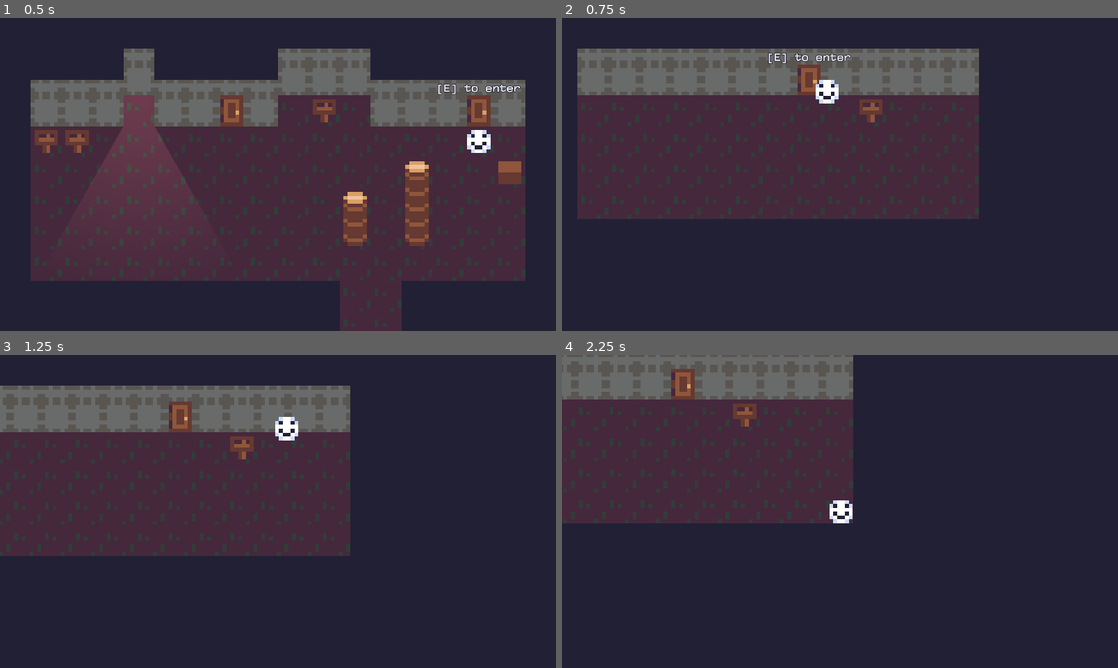
Above: before the commit, frames 1-4 (two rows, left to right).
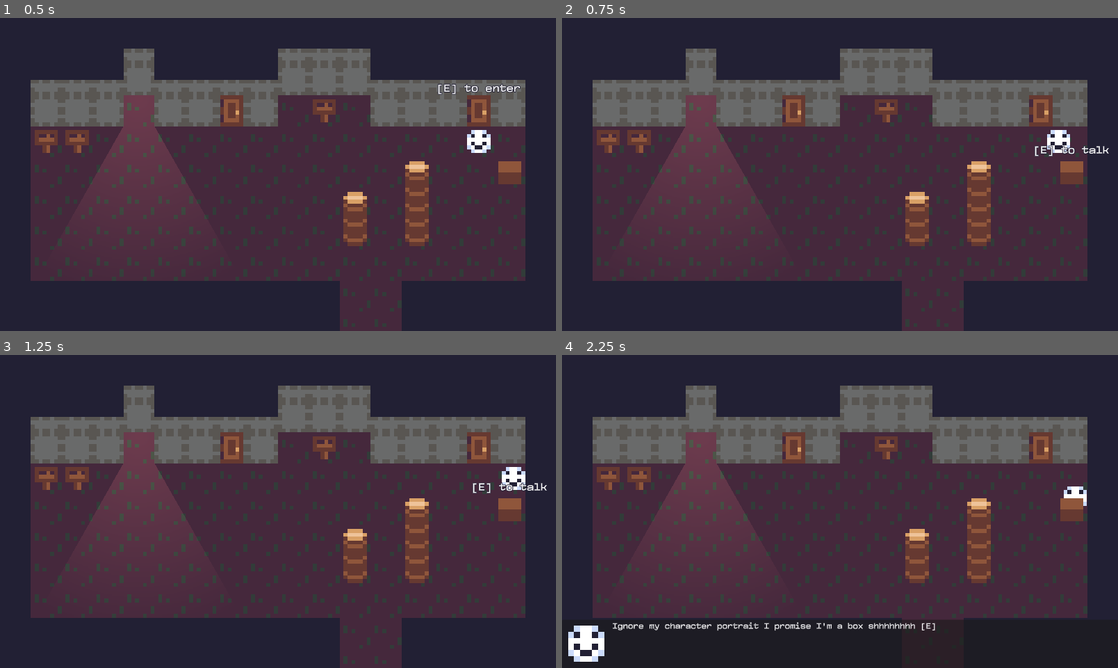
Above: after the commit, the same moments.

Repository: evanrpw/LucidDreamingGame
Game: Godot game, scene res://world.tscn
Same seed, same stepped clock (60 frames per second), same inputs: the game is played once before the commit and once after it.
Inputs:
- Up to frame 1 (0.5 s): no input
- Up to frame 2 (0.75 s): tap Enter at 0.5 s; hold D (move_right) from 0.53 s (still down); hold E (interact) from 0.53 s (still down)
- Up to frame 3 (1.25 s): keep holding D (move_right); keep holding E (interact)
- Up to frame 4 (2.25 s): release D (move_right) at 1.28 s; release E (interact) at 1.28 s; hold S (move_down) 1.28-2.03 s; tap E (interact) at 1.35 s; hold D (move_right) from 2.03 s (still down); hold E (interact) from 2.03 s (still down)

Frame 1 is identical in both runs. In frame 2, 43% of the frame differs, in the area x 2-99%, y 9-100%; in frame 3, 48%; in frame 4, 65%, in the area x 0-95%, y 0-98%.

Commit message:
basic npc dialog interaction

Diff:
--- /dev/null
+++ b/dialog.tscn
@@ -0,0 +1,31 @@
+[gd_scene load_steps=3 format=3 uid="uid://dot43xvjg0gi8"]
+
+[ext_resource type="Texture2D" uid="uid://bcteknnitgbnv" path="res://assets/player.png" id="1_fxdgs"]
+[ext_resource type="LabelSettings" uid="uid://c42r4b8ucs6tm" path="res://dialogtext.tres" id="2_ybmvr"]
+
+[node name="Dialog" type="PanelContainer"]
+anchors_preset = 12
+anchor_top = 1.0
+anchor_right = 1.0
+anchor_bottom = 1.0
+offset_top = -100.0
+grow_horizontal = 2
+grow_vertical = 0
+
+[node name="VBoxContainer" type="HBoxContainer" parent="."]
+layout_mode = 2
+
+[node name="TextureRect" type="TextureRect" parent="VBoxContainer"]
+layout_mode = 2
+texture = ExtResource("1_fxdgs")
+expand_mode = 2
+
+[node name="Label" type="Label" parent="VBoxContainer"]
+custom_minimum_size = Vector2(100, 0)
+layout_mode = 2
+size_flags_horizontal = 3
+size_flags_vertical = 3
+text = "AAAAAAAAAAAAAAAAAAAAAAAAAAAAAAAAAAAAAAAAAAAAAAAAAAAAAAAAAAAAAAAAAAAAAAAAAAAAAAAAAAAAAAAAAAAAAAAAAAAAAAAAAAAAAAAAAAAAAAAAAAAAAAAAAAAAAAAAAAAAAAAAAAAAAAAAAAAAAAAAAAAAAAAAAAAAAAAAAAAAAAAAAAAAAAAAAAAAAAAAAAAAAAAAAAAAAAAAAAAAAAAAAAAAAAAAAAAAAAAAAAAAAAAAAAAAAAAAAAAAAAAAAAAAAAAAAAAAAAAAAAAAAAAAAAAAAAAAAAAAAAAAAAAAAAAAAAAAAAAAAAAAAAAAAAAAAAAAAAAAAAAAAAAAAAAAAAAAAAAAAAAAAAAAAAAAAAAAAAAAAAAAAAAAAAAAAAAAAAAAAAAAAAAAAAAAAAAAAAAAAAAAAAAAAAAAAAAAAAAAAAAAAAAAAAAAAAAAAAAAAAAAAAAAAAAAAAAAAAAAAAAAAAAAAAAAAAAAAAAAAAAAAAAAAAAAAAAAAAAAAAAAAAAAAAAAAAAAAAAAAAAAAAAAAA"
+label_settings = ExtResource("2_ybmvr")
+autowrap_mode = 1
+text_overrun_behavior = 1
--- /dev/null
+++ b/dialogtext.tres
@@ -0,0 +1,10 @@
+[gd_resource type="LabelSettings" load_steps=2 format=3 uid="uid://c42r4b8ucs6tm"]
+
+[ext_resource type="FontFile" uid="uid://xtlt4ufkaouf" path="res://assets/compagnon/Compagnon-Medium.otf" id="1_ij8lr"]
+
+[resource]
+line_spacing = 1.0
+font = ExtResource("1_ij8lr")
+font_size = 18
+outline_size = 1
+outline_color = Color(0.133333, 0.12549, 0.203922, 1)
--- a/interactable.gd
+++ b/interactable.gd
@@ -14,7 +14,7 @@
 		for e in area.interactables:
 			e.interactable.label.hide()
 			if e.has_method("end_interaction"):
-				e.end_interaction()
+				e.end_interaction(area.get_parent())
 		area.interactables.append(get_parent())
 		label.show()
 		print("INTERACTABLES: ", area.interactables)
@@ -28,11 +28,11 @@
 		for e in area.interactables:
 			e.interactable.label.hide()
 			if e.has_method("end_interaction"):
-				e.end_interaction()
+				e.end_interaction(area.get_parent())
 		area.interactables.erase(get_parent())
 		label.hide()
 		if get_parent().has_method("end_interaction"):
-			get_parent().end_interaction()
+			get_parent().end_interaction(area.get_parent())
 		if (!area.interactables.is_empty()):
 			area.interactables.back().interactable.label.show()
 		print("INTERACTABLES: ", area.interactables)
--- a/level_1.tscn
+++ b/level_1.tscn
@@ -1,9 +1,10 @@
-[gd_scene load_steps=5 format=4 uid="uid://dpoqpjlw5mke2"]
+[gd_scene load_steps=6 format=4 uid="uid://dpoqpjlw5mke2"]
 
 [ext_resource type="PackedScene" uid="uid://bt4jtdmq0g0ib" path="res://sign.tscn" id="3_2q4go"]
 [ext_resource type="PackedScene" uid="uid://cxqlvhu11vuwh" path="res://door.tscn" id="3_fwcif"]
 [ext_resource type="TileSet" uid="uid://dnsbxrcfbqv08" path="res://tileset.tres" id="3_sg1qe"]
 [ext_resource type="Texture2D" uid="uid://sx1ik0hncdtr" path="res://assets/light.png" id="4_2uf06"]
+[ext_resource type="PackedScene" uid="uid://c6j3wg2xgiwd5" path="res://npc.tscn" id="5_5ww28"]
 
 [node name="Level 1" type="Node2D"]
 y_sort_enabled = true
@@ -29,19 +30,15 @@
 
 [node name="Sign" parent="Objects" instance=ExtResource("3_2q4go")]
 position = Vector2(-112, 0)
-sign_text = Array[String](["This sign is on the left"])
 
 [node name="Sign2" parent="Objects" instance=ExtResource("3_2q4go")]
 position = Vector2(-104, 0)
-sign_text = Array[String](["This sign is on the right"])
 
 [node name="Sign3" parent="Objects" instance=ExtResource("3_2q4go")]
 position = Vector2(-40, -8)
-sign_text = Array[String](["Hello!", "This is a sign :)"])
 
 [node name="Sign4" parent="Objects" instance=ExtResource("3_2q4go")]
 position = Vector2(-8, 80)
-sign_text = Array[String](["If you or a loved one was diagnosed with Mesothelioma", "you may be entitled to financial compensation.", "Mesothelioma is a rare cancer linked to asbestos exposure.", "Exposure to asbestos in the Navy, shipyards,", "mills, heating, construction or the automotive industries may put you at risk.", "Please don't wait, call 1-800-99 LAW USA", "today for a free legal consultation and financial information packet.", "Mesothelioma patients call now! 1-800-99 LAW USA"])
 
 [node name="SignText" parent="Objects/Sign4" index="0"]
 offset_left = -24.0
@@ -69,4 +66,8 @@
 texture = ExtResource("4_2uf06")
 texture_scale = 0.3
 
+[node name="NPC" parent="Objects" instance=ExtResource("5_5ww28")]
+position = Vector2(8, 8)
+dialog_text = Array[String](["Hello, I'm a box.", "Ignore my character portrait I promise I'm a box shhhhhhhh", "Goodbye"])
+
 [editable path="Objects/Sign4"]
--- a/level_2.tscn
+++ b/level_2.tscn
@@ -20,7 +20,6 @@
 
 [node name="Sign" parent="Objects" instance=ExtResource("3_qtbuj")]
 position = Vector2(8, 32)
-sign_text = Array[String](["ROOM 2"])
 
 [node name="Door" parent="Objects" node_paths=PackedStringArray("source") instance=ExtResource("4_srrcp")]
 source = NodePath("../..")
--- a/level_3.tscn
+++ b/level_3.tscn
@@ -20,7 +20,6 @@
 
 [node name="Sign" parent="Objects" instance=ExtResource("2_7mfpn")]
 position = Vector2(16, 8)
-sign_text = Array[String](["ROOM 3"])
 
 [node name="Door" parent="Objects" node_paths=PackedStringArray("source") instance=ExtResource("3_81uev")]
 source = NodePath("../..")
--- /dev/null
+++ b/npc.gd
@@ -0,0 +1,25 @@
+extends Node2D
+
+@onready var interactable: Interactable = $Interactable
+#@export var sign_text_label: Label
+
+@export_multiline var dialog_text : Array[String] = ["Hello, world"]
+var text_index = 0
+
+func interact(_interactor: Node2D) -> void:
+	_interactor.dialog.show()
+	interactable.label.hide()
+	if text_index < dialog_text.size():
+		_interactor.dialog_label.text = dialog_text[text_index]
+		if text_index < dialog_text.size()-1:
+			_interactor.dialog_label.text += " [E]"
+		text_index += 1
+	# decide on sign reading behavior
+	#else:
+		#end_interaction()
+		#interactable.label.show()
+
+func end_interaction(interactor) -> void:
+	interactor.dialog.hide()
+	#sign_text_label.text = ""
+	text_index = 0
--- /dev/null
+++ b/npc.tscn
@@ -0,0 +1,18 @@
+[gd_scene load_steps=4 format=3 uid="uid://c6j3wg2xgiwd5"]
+
+[ext_resource type="Script" path="res://npc.gd" id="1_51367"]
+[ext_resource type="PackedScene" uid="uid://d1impaw7i5ffl" path="res://interactable.tscn" id="3_nnld5"]
+
+[sub_resource type="CircleShape2D" id="CircleShape2D_wbugs"]
+radius = 4.0
+
+[node name="NPC" type="Node2D"]
+y_sort_enabled = true
+script = ExtResource("1_51367")
+
+[node name="Interactable" parent="." instance=ExtResource("3_nnld5")]
+action_name = "talk"
+
+[node name="CollisionShape2D" type="CollisionShape2D" parent="Interactable"]
+position = Vector2(4, 4)
+shape = SubResource("CircleShape2D_wbugs")
--- a/player.gd
+++ b/player.gd
@@ -6,6 +6,9 @@
 
 @onready var camera: Camera2D = $Camera2D
 @export var starting_room: Node2D
+
+@export var dialog_label: Label
+@export var dialog: Control
 
 func _ready() -> void:
 	if starting_room != null:
--- a/sign.gd
+++ b/sign.gd
@@ -18,6 +18,6 @@
 		#end_interaction()
 		#interactable.label.show()
 
-func end_interaction() -> void:
+func end_interaction(_interactor) -> void:
 	sign_text_label.text = ""
 	text_index = 0
--- a/world.tscn
+++ b/world.tscn
@@ -1,7 +1,8 @@
-[gd_scene load_steps=8 format=3 uid="uid://d066rg5b0vbpo"]
+[gd_scene load_steps=9 format=3 uid="uid://d066rg5b0vbpo"]
 
 [ext_resource type="Script" path="res://world.gd" id="1_qj48g"]
 [ext_resource type="PackedScene" uid="uid://dchxbx8jb3xy5" path="res://player.tscn" id="2_nccbl"]
+[ext_resource type="PackedScene" uid="uid://dot43xvjg0gi8" path="res://dialog.tscn" id="4_6fwde"]
 [ext_resource type="PackedScene" uid="uid://dpoqpjlw5mke2" path="res://level_1.tscn" id="4_nqj4l"]
 [ext_resource type="PackedScene" uid="uid://djefnfiyixdg2" path="res://camera_2d.tscn" id="5_7ckw1"]
 [ext_resource type="PackedScene" uid="uid://c4o5gq36jaerp" path="res://level_2.tscn" id="5_e1jid"]
@@ -15,11 +16,21 @@
 script = ExtResource("1_qj48g")
 clear_color = Color(0.133333, 0.12549, 0.203922, 1)
 
-[node name="Player" parent="." node_paths=PackedStringArray("starting_room") instance=ExtResource("2_nccbl")]
+[node name="CanvasLayer" type="CanvasLayer" parent="."]
+
+[node name="Dialog" parent="CanvasLayer" instance=ExtResource("4_6fwde")]
+visible = false
+
+[node name="Label" parent="CanvasLayer/Dialog/VBoxContainer" index="1"]
+text = ""
+
+[node name="Player" parent="." node_paths=PackedStringArray("starting_room", "dialog_label", "dialog") instance=ExtResource("2_nccbl")]
 y_sort_enabled = true
 position = Vector2(4, 4)
 friction = 0.2
 starting_room = NodePath("../Level 1")
+dialog_label = NodePath("../CanvasLayer/Dialog/VBoxContainer/Label")
+dialog = NodePath("../CanvasLayer/Dialog")
 
 [node name="Camera2D" parent="Player" instance=ExtResource("5_7ckw1")]
 zoom = Vector2(8, 8)
@@ -29,17 +40,6 @@
 occluder_light_mask = 2
 
 [node name="Level 1" parent="." instance=ExtResource("4_nqj4l")]
-
-[node name="Door" parent="Level 1/Objects" index="0" node_paths=PackedStringArray("destination", "destination_door")]
-destination = NodePath("../../../Level 2")
-destination_door = NodePath("../../../Level 2/Objects/Door")
-
-[node name="Door2" parent="Level 1/Objects" index="1" node_paths=PackedStringArray("destination", "destination_door")]
-destination = NodePath("../../../Level 3")
-destination_door = NodePath("../../../Level 3/Objects/Door")
-
-[node name="SignText" parent="Level 1/Objects/Sign4" index="0"]
-metadata/_edit_use_anchors_ = true
 
 [node name="Level 2" parent="." instance=ExtResource("5_e1jid")]
 visible = false
@@ -57,10 +57,8 @@
 destination = NodePath("../../../Level 1")
 destination_door = NodePath("../../../Level 1/Objects/Door2")
 
+[editable path="CanvasLayer/Dialog"]
 [editable path="Player/Camera2D"]
-[editable path="Level 1"]
-[editable path="Level 1/Objects/Door"]
-[editable path="Level 1/Objects/Sign4"]
 [editable path="Level 2"]
 [editable path="Level 2/Objects/Door"]
 [editable path="Level 3"]
